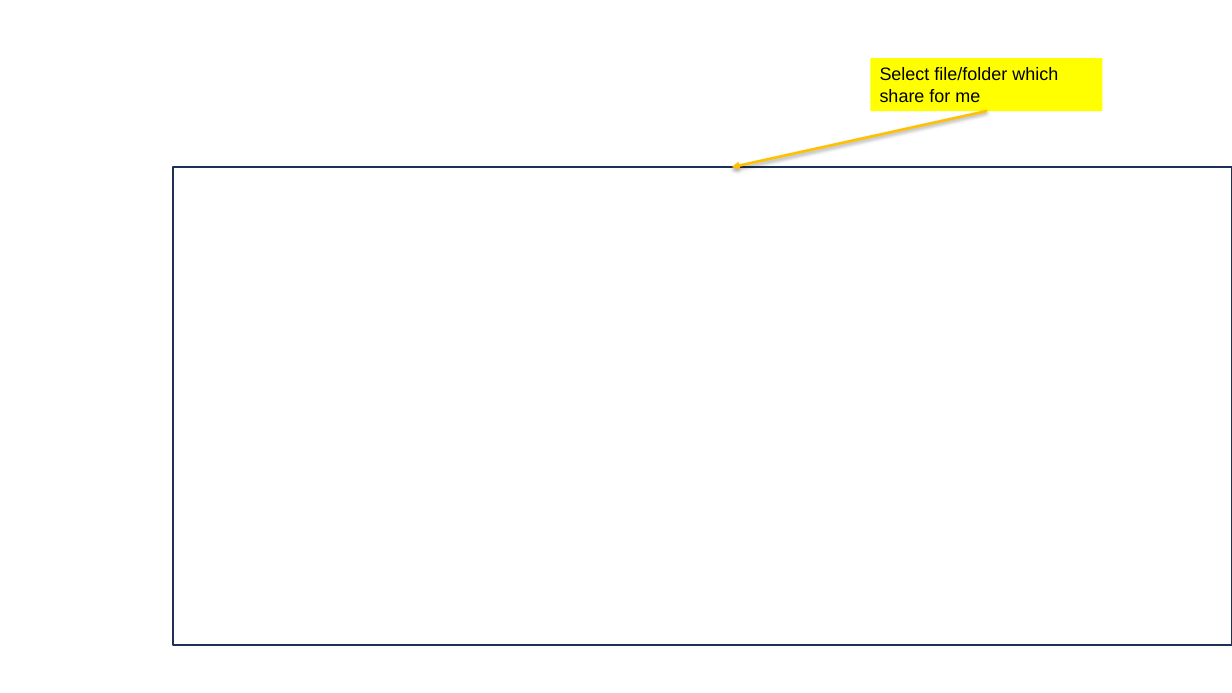
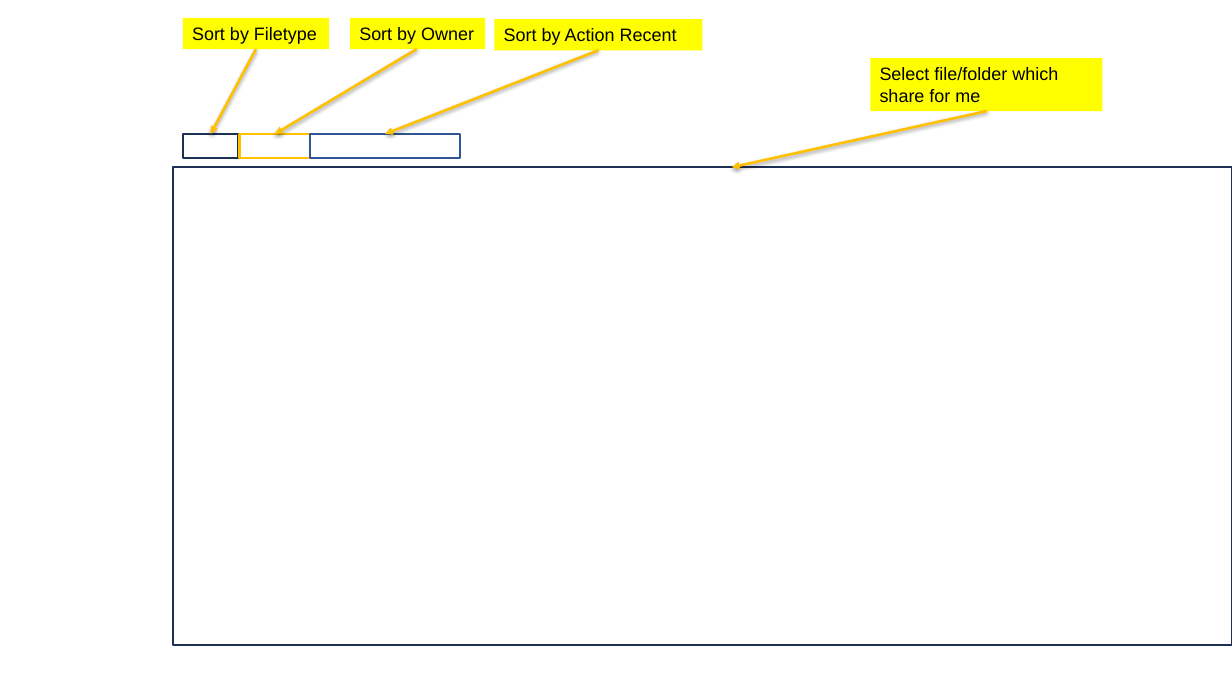
Before and after one commit to GiaHuy25/YPP4_Document, a slide deck: slide 6 of GoogleDriveScriptData/GoogleDriveQuery.pptx. Drawn at 1232x693 pixels with LibreOffice and Linux fonts; fonts in the diff are those of the drawing; background and template pictures are left out. Boxes give left, top, right and bottom in pixels: in the first picture for what was removed or moved away, otherwise in the second. Text is boxed around its words. In the diff, an @@ line names an element or a change of style, - is before the commit and + after.

```diff
--- a/GoogleDriveScriptData/GoogleDriveQuery.pptx
+++ b/GoogleDriveScriptData/GoogleDriveQuery.pptx
@@ rectangle added at [183,18,329,49], fill #FFFF00, 14 pt, text #000000 @@
+Sort by Filetype
@@ rectangle added at [350,18,485,49], fill #FFFF00, 14 pt, text #000000 @@
+Sort by Owner
@@ rectangle added at [494,19,702,51], fill #FFFF00, 14 pt, text #000000 @@
+Sort by Action Recent
@@ arrow added from (256, 49) to (211, 134), #FFC000 2 pt @@
@@ arrow added from (417, 49) to (275, 134), #FFC000 2 pt @@
@@ arrow added from (599, 50) to (385, 134), #FFC000 2 pt @@
@@ rectangle added at [183,134,238,158], outline #1E3256 2 pt @@
@@ rectangle added at [240,134,311,158], outline #FFC000 2 pt @@
@@ rectangle added at [310,134,459,158], outline #2F5597 2 pt @@
```
Also in this commit, not shown: 6 other slides changed, 1 other file.
